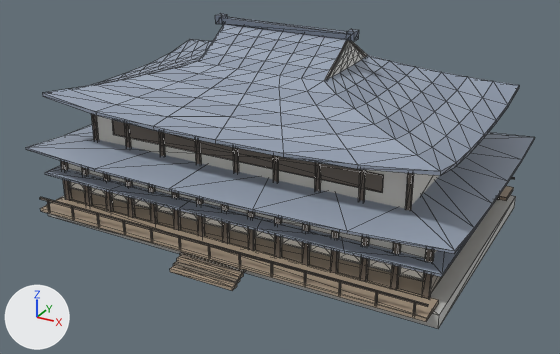
What one commit did to the glTF model godot/assets/models/hieda_main.glb.
One viewpoint serves both versions: a 50 mm camera at (23.1, -42.6, 23.8) aimed at (1.0, -2.5, 3.8). Every picture has the same lights, and +X, +Y and +Z are marked at lower left. The picture after the commit comes second. Mesh edges are drawn as thin lines. Vertices at exactly the same position are counted once.

Before the edit, the objects in view are built like this:
```python
me_hieda_main = bpy.data.meshes.new('hieda_main')
me_hieda_main.from_pydata(...)  # 1331 vertices, 2076 faces; spans x -14.4..14.4, y -10.3..9.3, z -0.1..13.2
me_hieda_main.materials.append(mat_defaultmaterial)
ob_hieda_main = bpy.data.objects.new('hieda_main', me_hieda_main)
ob_hieda_main.location = (0.0, 0.0, 0.0)
```
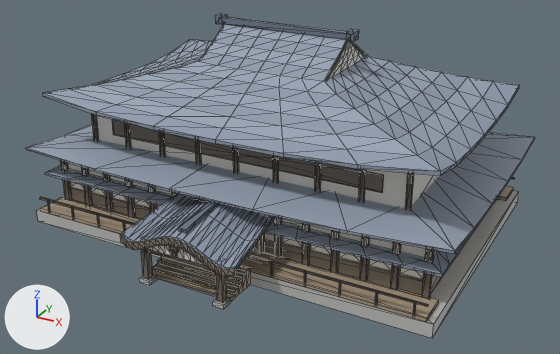
The change in detail:
me_hieda_main is used by ob_hieda_main; location (0.0, 0.0, 0.0).
me_hieda_main had 1331 vertices, 2076 faces and spanned x -14.4..14.4, y -10.3..9.3, z -0.1..13.2.
me_hieda_main now has 1641 vertices, 2516 faces and spans x -14.4..14.4, y -12.7..9.3, z 0.0..13.2.
me_hieda_main part 1: a new loose piece, a box spanning x -13.84..13.84, y -9.33..9.33, z 0.0..0.85, in mat_defaultmaterial.
me_hieda_main part 2: a new loose piece, a box spanning x -2.65..2.65, y -7.48..-7.28, z 0.85..3.1, in mat_defaultmaterial.
me_hieda_main part 3: a new loose piece, a box spanning x 0.1..2.4, y -7.5..-7.4, z 0.95..2.95, in mat_defaultmaterial.
me_hieda_main part 4: a new loose piece, a box spanning x 2.19..2.91, y -12.26..-11.54, z 0.0..0.26, in mat_defaultmaterial.
me_hieda_main part 5: a new loose piece, a box spanning x 2.35..2.75, y -12.1..-11.7, z 0.26..2.86, in mat_defaultmaterial.
me_hieda_main part 6: a new loose piece, a box spanning x -2.91..-2.19, y -12.26..-11.54, z 0.0..0.26, in mat_defaultmaterial.
me_hieda_main part 7: a new loose piece, a box spanning x -2.75..-2.35, y -12.1..-11.7, z 0.26..2.86, in mat_defaultmaterial.
me_hieda_main part 8: a new loose piece, a box spanning x -2.95..2.95, y -12.07..-11.73, z 2.09..2.51, in mat_defaultmaterial.
me_hieda_main part 9: a new loose piece, a box spanning x -0.26..0.26, y -12.68..-12.54, z 3.0..3.3, in mat_defaultmaterial.
me_hieda_main part 10: a new loose piece of 188 vertices spanning x -3.8..3.8, y -12.6..-7.2, z 2.3..4.4, in mat_defaultmaterial.
me_hieda_main part 11: a new loose piece of 32 vertices spanning x -2.8..2.8, y -11.4..-9.3, z 0.0..1.1, in mat_defaultmaterial.
me_hieda_main part 12: 12 loose pieces with 96 vertices, spanning x -3.4..3.4, y -10.3..-7.3, z -0.1..3.2, are deleted.
Part 13, on me_hieda_main:
8 vertices are removed from x -13.8..13.8, y -8.4..8.4, z 0.0..0.9.
36 faces are deleted.
4 vertices in x -8.2, y -8.3..8.3, z 3.0..3.2 move by (-3.4, 0.0, 0.0).
4 vertices in x 8.2, y -8.3..8.3, z 3.0..3.2 move by (3.4, 0.0, 0.0).
4 vertices in x -13.7..13.7, y -5.0, z 3.0..3.2 move by (0.0, -2.0, 0.0).
4 vertices in x -13.7..13.7, y 5.0, z 3.0..3.2 move by (0.0, 2.0, 0.0).
32 vertices move within x -13.7..13.7, y -8.3..8.3, z 3.0..3.4.
100 vertices are added at x -13.7..13.7, y -11.8..8.3, z 1.7..4.6.
6 new vertices lie (1.9, 0.0, 0.0) away from vertices in x -6.8..4.9, y -7.2..7.2, z 3.4.
164 new faces join them.
Other edits to the shape of me_hieda_main do not show in these pictures.

Location of each change, [x1, y1, x2, y2] in pixels of the pictures (560 x 354 px):
'hieda_main', reshaped: before [25, 13, 535, 329]; after [25, 13, 535, 338]
part 1 of me_hieda_main, added: after [37, 190, 519, 338]
part 2 of me_hieda_main, added (mostly hidden): after [259, 233, 265, 253]
part 3 of me_hieda_main, added (mostly hidden): after [253, 240, 259, 252]
part 4 of me_hieda_main, added: after [213, 298, 231, 309]
part 5 of me_hieda_main, added: after [216, 273, 227, 303]
part 6 of me_hieda_main, added: after [139, 275, 157, 285]
part 7 of me_hieda_main, added: after [140, 238, 153, 280]
part 8 of me_hieda_main, added (mostly hidden): after [139, 249, 212, 271]
part 9 of me_hieda_main, added: after [169, 245, 179, 253]
part 10 of me_hieda_main, added: after [120, 193, 275, 277]
part 11 of me_hieda_main, added: after [153, 256, 250, 301]
part 12 of me_hieda_main, deleted (brown): before [170, 211, 275, 291]
part 13 of me_hieda_main, built on: before [40, 165, 516, 329]; after [40, 165, 487, 307]
